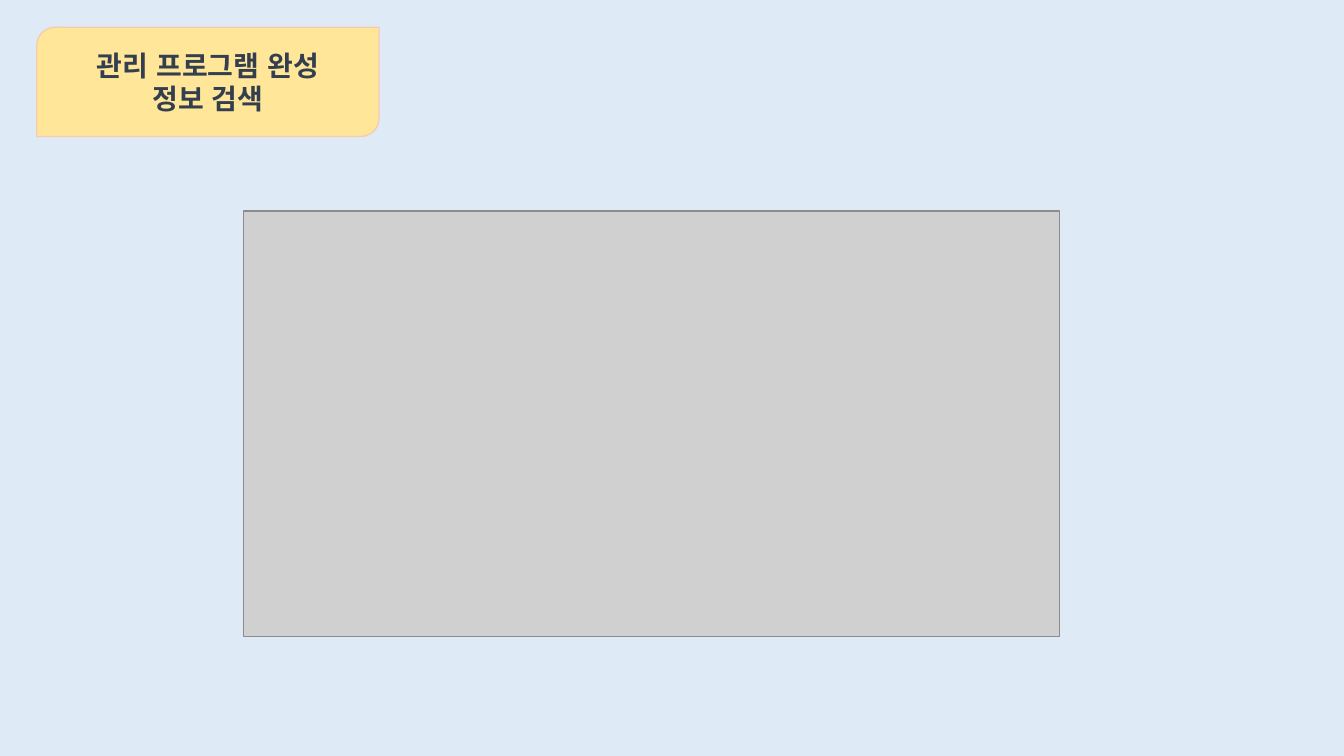
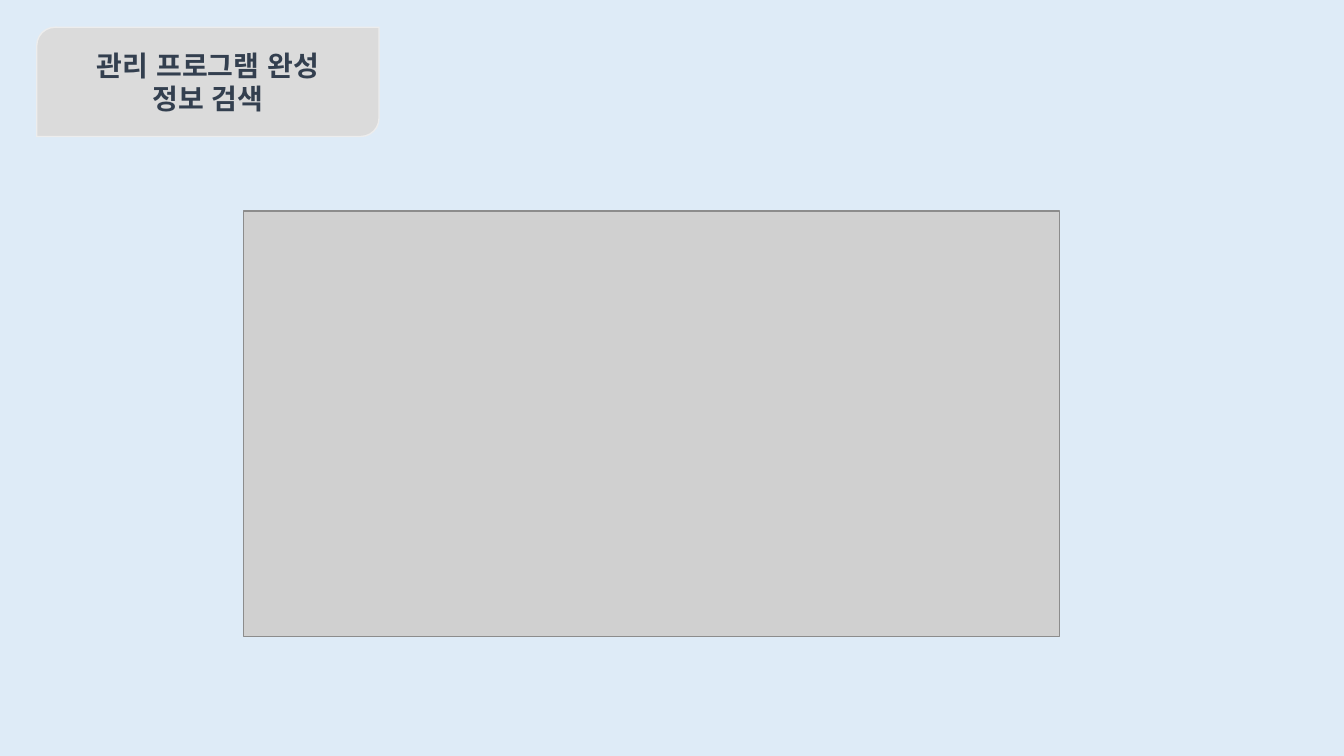
Before and after one commit to limjh0513/DGSW_studentsmanage, a slide deck: slide 10 of 자료구조.pptx. Drawn at 1344x756 pixels with LibreOffice and Linux fonts; fonts in the diff are those of the drawing; grey boxes stand for pictures. Boxes give left, top, right and bottom in pixels: in the first picture for what was removed or moved away, otherwise in the second. Text is boxed around its words. In the diff, an @@ line names an element or a change of style, - is before the commit and + after.

```diff
--- a/자료구조.pptx
+++ b/자료구조.pptx
@@ round diag rect "관리 프로그램 완성" at (36, 27, 379, 136): fill #FFE699 to #DBDBDB; outline #F8CBAD 1 pt to #EDEDED 1 pt @@
```
Also in this commit, not shown: 12 other slides changed, 1 slide removed.
